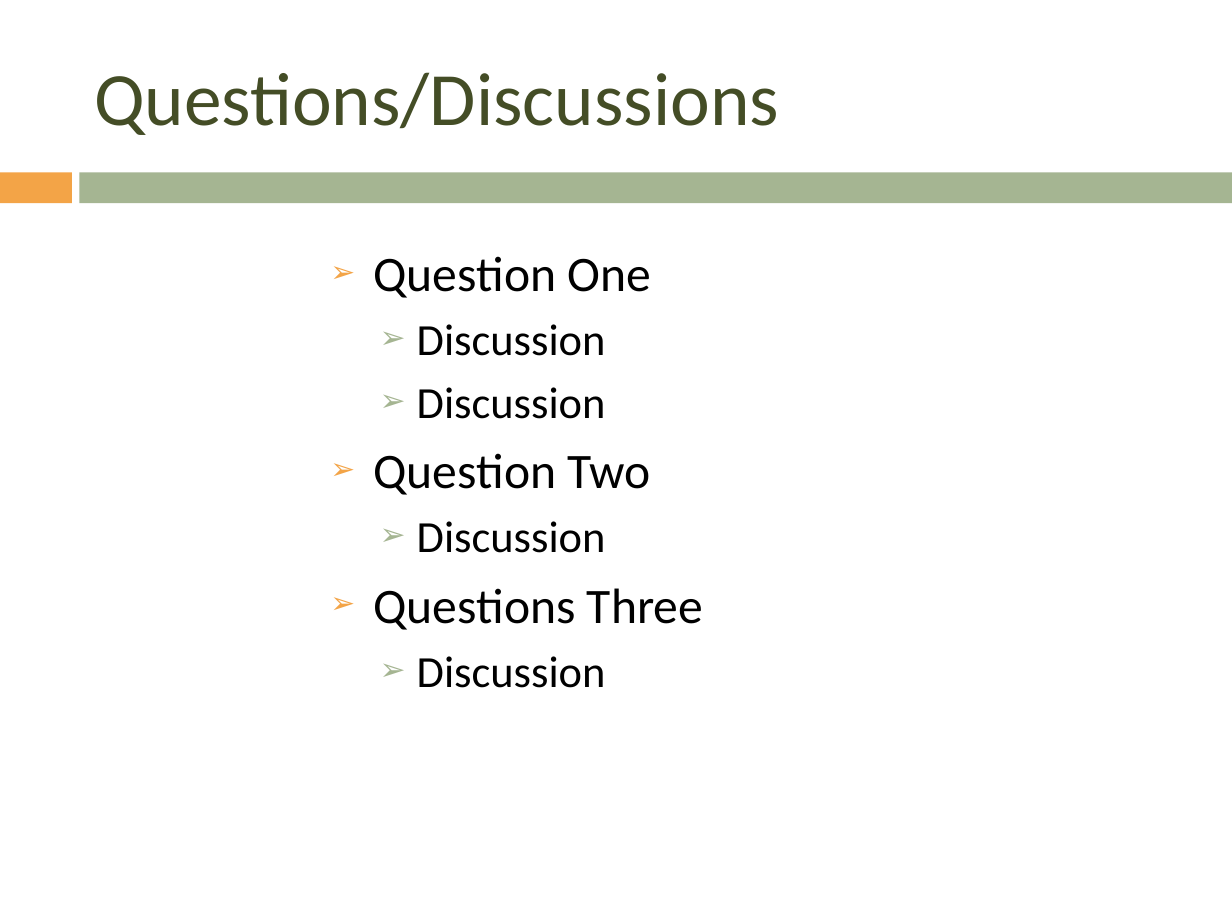
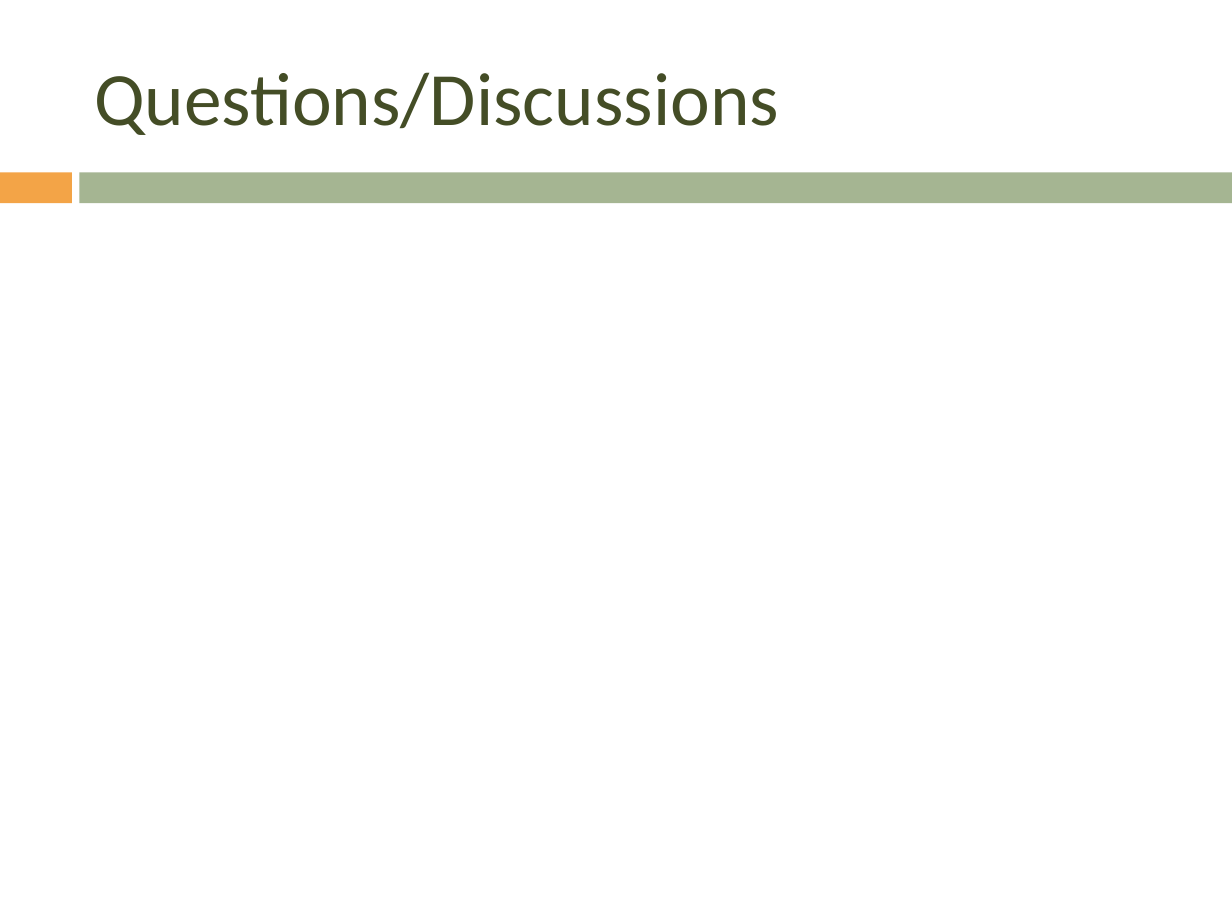
Before and after one commit to mrviit/notes, a slide deck: slide 36 of pp_template/nonsql/NoSQL.pptx (slide 35 before the commit). Drawn at 1232x924 pixels with LibreOffice and Linux fonts; fonts in the diff are those of the drawing; background and template pictures are left out. Boxes give left, top, right and bottom in pixels: in the first picture for what was removed or moved away, otherwise in the second. Text is boxed around its words. In the diff, an @@ line names an element or a change of style, - is before the commit and + after.

```diff
--- a/pp_template/nonsql/NoSQL.pptx
+++ b/pp_template/nonsql/NoSQL.pptx
@@ text removed at bbox=[374, 256, 703, 688] @@
-➢ Question One
-  ➢ Discussion
-  ➢ Discussion
-➢ Question Two
-  ➢ Discussion
-➢ Questions Three
-  ➢ Discussion
```
Also in this commit, not shown: 1 other slide changed, 12 slides added, 11 slides removed, 4 other files.
